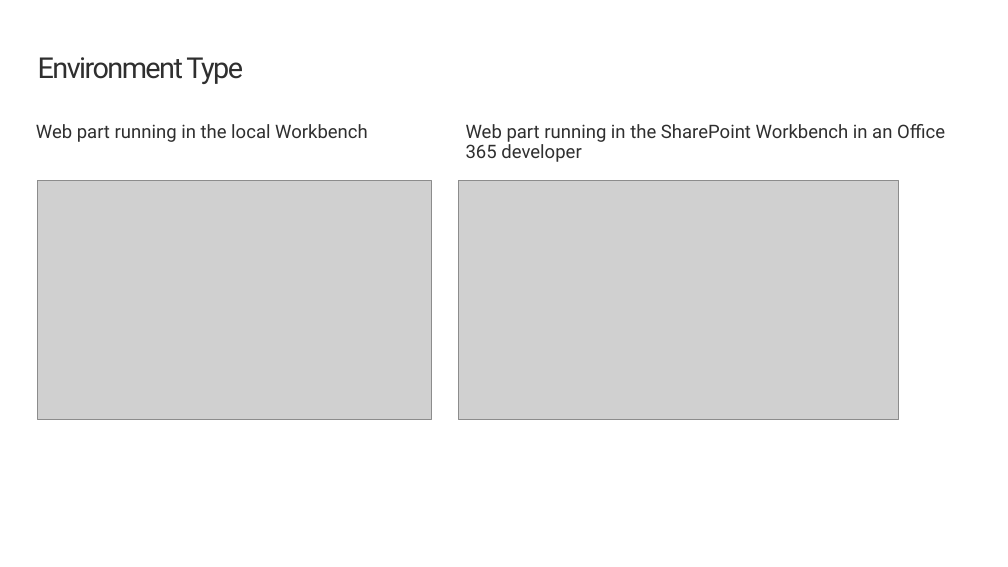
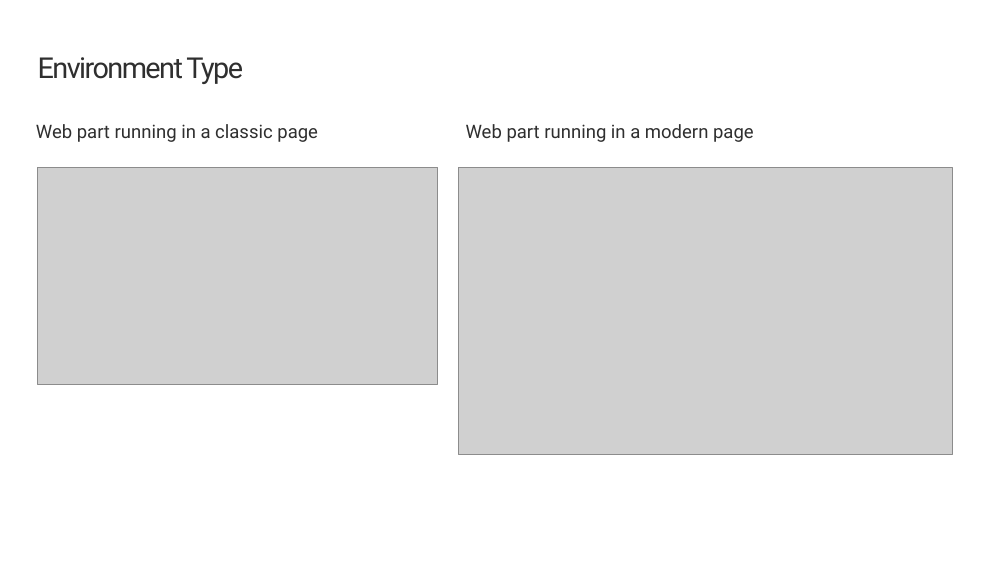
Before and after one commit to SharePoint/sp-dev-training-spfx-web-parts, a slide deck: slide 13 of 03-spfxapi.pptx (slide 14 before the commit). Drawn at 1008x567 pixels with LibreOffice and Linux fonts; fonts in the diff are those of the drawing; grey boxes stand for pictures; background and template pictures are left out. Boxes give left, top, right and bottom in pixels: in the first picture for what was removed or moved away, otherwise in the second. Text is boxed around its words. In the diff, an @@ line names an element or a change of style, - is before the commit and + after.

Commit message:
Update slide deck 3

```diff
--- a/03-spfxapi.pptx
+++ b/03-spfxapi.pptx
@@ text at (x1=36, y1=124, x2=318, y2=142): text changed @@
-Web part running in the local Workbench
+Web part running in a classic page
@@ text at (x1=466, y1=124, x2=754, y2=142): text changed @@
-Web part running in the SharePoint Workbench in an Office 365 developer
+Web part running in a modern page
@@ picture resized from (x1=38, y1=180, x2=431, y2=419) to (x1=38, y1=168, x2=438, y2=385) @@
@@ picture resized from (x1=458, y1=180, x2=898, y2=419) to (x1=458, y1=168, x2=952, y2=455) @@
```
Also in this commit, not shown: 6 other slides changed, 1 slide removed.
